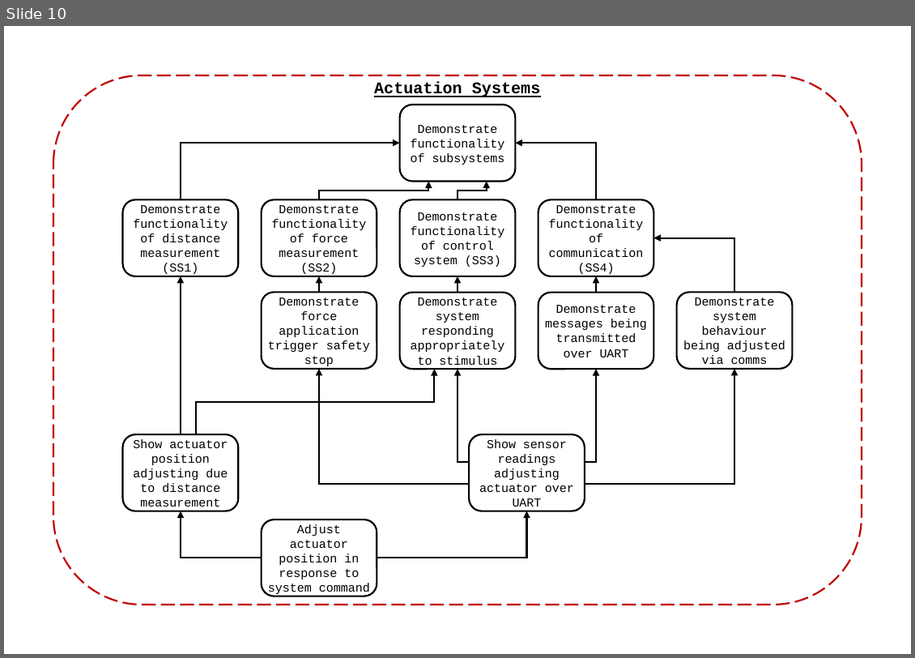
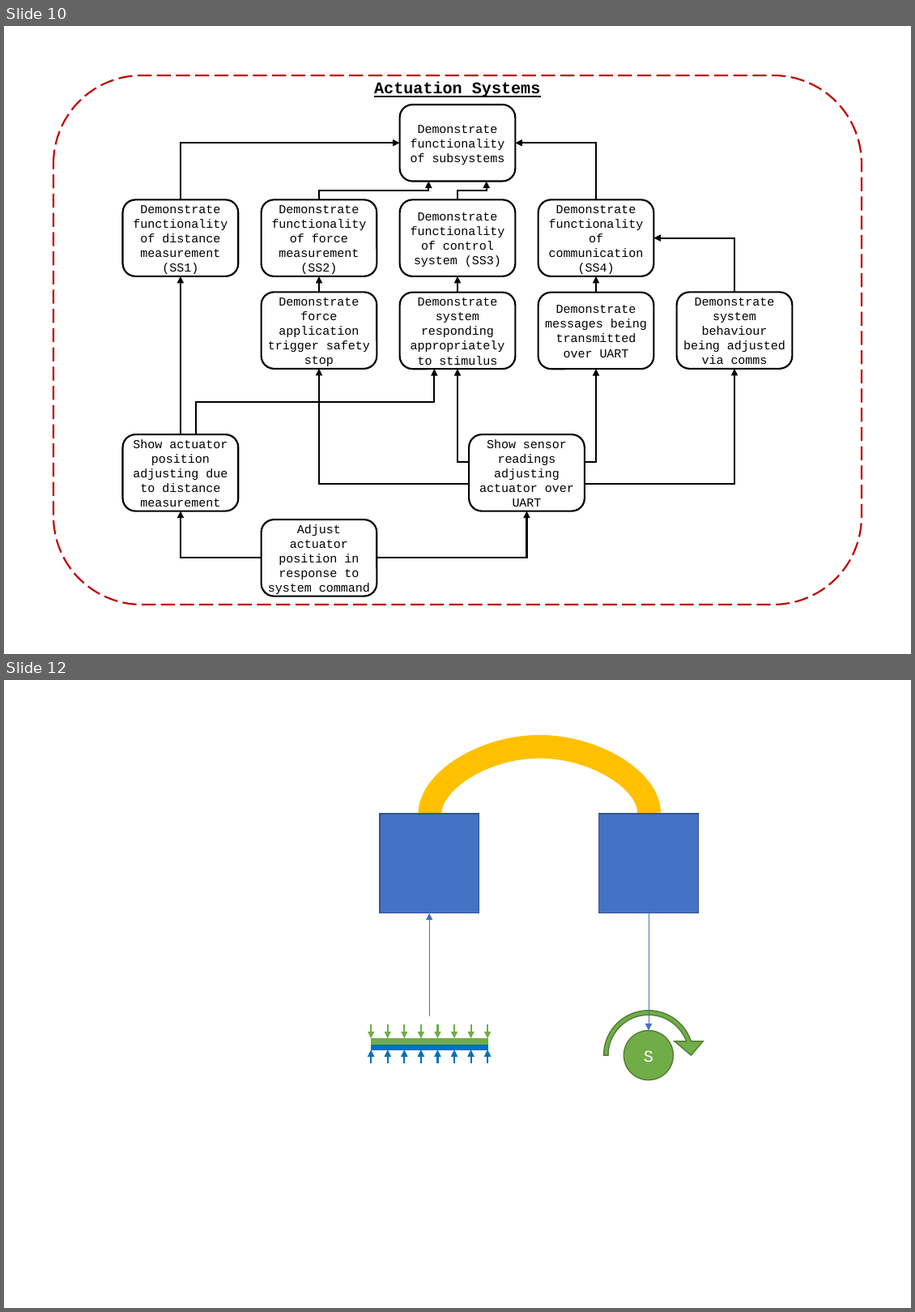
Before and after one commit to samuelwilliams413/METR4901, a slide deck: Documentation/FuncDecomp.pptx. Shown one above the other, each under a label of ours: slide 10 before the commit, slides 10 and 12 after it; the slides between them are not shown. The pictures are 915x658 and 915x1312 pixels, drawn with LibreOffice and Linux fonts; fonts in the diff are those of the drawing. Boxes give left, top, right and bottom in pixels: in the first picture for what was removed or moved away, otherwise in the second. Text is boxed around its words. In the diff, an @@ line names an element or a change of style, - is before the commit and + after.

```diff
--- a/Documentation/FuncDecomp.pptx
+++ b/Documentation/FuncDecomp.pptx
@@ slide 12 added at [4, 680, 911, 1308], background #FFFFFF @@
@@ curved line added from (430, 814) to (650, 813), #FFC000 20 pt @@
@@ rectangle added at [380, 814, 479, 914], fill #4472C4, outline #325491 1 pt @@
@@ rectangle added at [599, 814, 698, 914], fill #4472C4, outline #325491 1 pt @@
@@ arrow added from (429, 1017) to (429, 912), #4472C4 0.5 pt @@
@@ arrow added from (649, 912) to (649, 1031), #4472C4 0.5 pt @@
@@ circular arrow added at [592, 998, 706, 1113], fill #70AD47, outline #538035 1 pt @@
@@ group added at [371, 1024, 488, 1064]: 16 arrows, 2 rectangles @@
@@ ellipse added at [624, 1031, 673, 1080], fill #70AD47, outline #538035 1 pt, 14 pt, text #FFFFFF @@
+S
```
Also in this commit, not shown: 1 other slide added, 1 other file.
